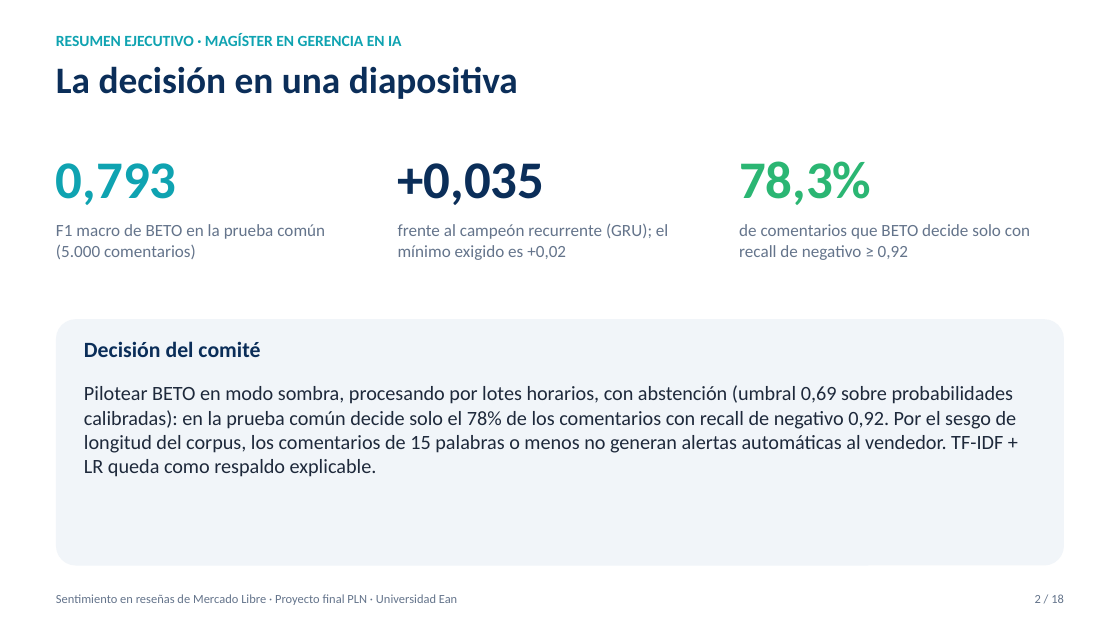
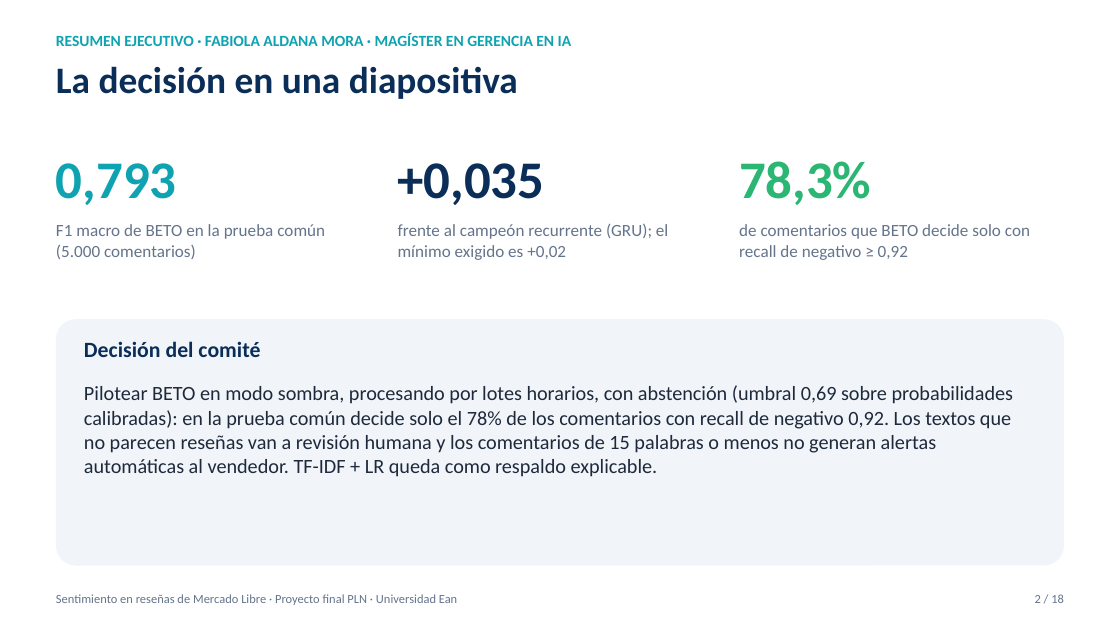
Before and after one commit to pedrogarciar13/proyecto_final_pln, a slide deck: slide 2 of docs/Presentacion_Proyecto_PLN.pptx. Drawn at 1120x630 pixels with LibreOffice and Linux fonts; fonts in the diff are those of the drawing. Boxes give left, top, right and bottom in pixels: in the first picture for what was removed or moved away, otherwise in the second. Text is boxed around its words. In the diff, an @@ line names an element or a change of style, - is before the commit and + after.

```diff
--- a/docs/Presentacion_Proyecto_PLN.pptx
+++ b/docs/Presentacion_Proyecto_PLN.pptx
@@ text at [56,33,572,46]: text changed @@
-RESUMEN EJECUTIVO · MAGÍSTER EN GERENCIA EN IA
+RESUMEN EJECUTIVO · FABIOLA ALDANA MORA · MAGÍSTER EN GERENCIA EN IA
@@ text at [84,385,1013,477]: text changed @@
-Pilotear BETO en modo sombra, procesando por lotes horarios, con abstención (umbral 0,69 sobre probabilidades calibradas): en la prueba común decide solo el 78% de los comentarios con recall de negativo 0,92. Por el sesgo de longitud del corpus, los comentarios de 15 palabras o menos no generan alertas automáticas al vendedor. TF-IDF + LR queda como respaldo explicable.
+Pilotear BETO en modo sombra, procesando por lotes horarios, con abstención (umbral 0,69 sobre probabilidades calibradas): en la prueba común decide solo el 78% de los comentarios con recall de negativo 0,92. Los textos que no parecen reseñas van a revisión humana y los comentarios de 15 palabras o menos no generan alertas automáticas al vendedor. TF-IDF + LR queda como respaldo explicable.
```
Also in this commit, not shown: 17 other slides changed, 31 other files.
